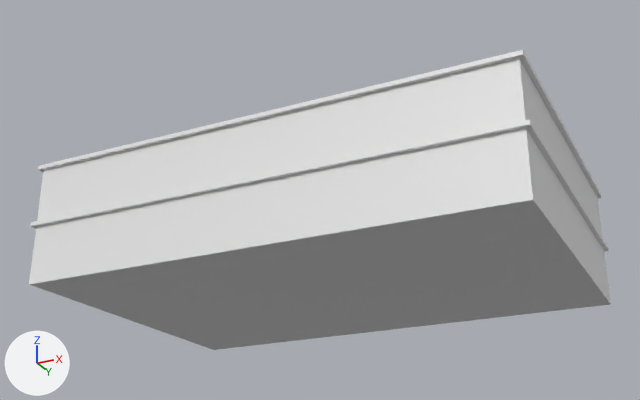
An edit to the FBX model src/Game/Arrow/ArrowContent/Models/Town/immeuble2.fbx, drawn before and after from the same camera.
Before and after are seen from a camera (50 mm lens) standing at (1.522, -1.504, -0.6) and looking at (0.584, 0.372, 0.244). The axes (+X, +Y, +Z) are drawn at lower left. The lights are the same throughout. Where no turn or scale is listed for an object, it has been applied to the vertices.

The older version as bpy lines, for what is in view:
```python
me_immeuble2 = bpy.data.meshes.new('Immeuble2')
me_immeuble2.from_pydata(...)  # a box spanning x 0.0..1.2, y 0.0..0.8, z 0.0..0.3
me_immeuble2.materials.append(mat_material)  # white #e7e7e7
# before: 0 (1.2, 0.8, 0.0) at pixel (610, 304), 1 (1.2, 0.0, 0.0) at pixel (533, 199), 2 (0.0, 0.0, 0.0) at pixel (29, 284), 3 (0.0, 0.8, 0.0) at pixel (213, 350), 4 (1.2, 0.8, 0.3)
# before: 5 (1.2, 0.0, 0.3), 6 (0.0, 0.0, 0.3), 7 (0.0, 0.8, 0.3)
me_immeuble2_toit = bpy.data.meshes.new('Immeuble2_toit')
me_immeuble2_toit.from_pydata(...)  # 44 vertices, 38 faces; spans x -0.01..1.21, y -0.01..0.81, z 0.145..0.4
me_immeuble2_toit.materials.append(mat_material)  # white #e7e7e7
# before: 12 (1.21, -0.01, 0.295) at pixel (523, 54), 13 (-0.01, -0.01, 0.295) at pixel (37, 169), 14 (1.21, 0.81, 0.295) at pixel (601, 197), 15 (-0.01, 0.81, 0.295)
ob_immeuble2 = bpy.data.objects.new('Immeuble2', me_immeuble2)
ob_immeuble2.location = (0.0, 0.0, 0.0)
ob_immeuble2_toit = bpy.data.objects.new('Immeuble2_toit', me_immeuble2_toit)
ob_immeuble2_toit.location = (0.0, 0.0, 0.0)
```
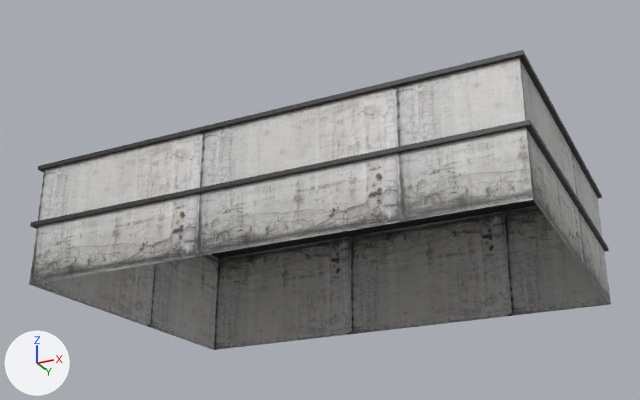
The change in detail:
Picture 'immeuble2_toit.png' (img_immeuble2_toit_png) is new.
Picture 'immeuble2.png' (img_immeuble2_png) is new.
Material 'Material__immeuble2_toit_png' (mat_material__immeuble2_toit_png) is new.
Its texture is img_immeuble2_toit_png (with its transparency).
Material 'Material__immeuble2_png' (mat_material__immeuble2_png) is new.
Its texture is img_immeuble2_png (with its transparency).
me_immeuble2_toit is used by ob_immeuble2_toit; location (0.0, 0.0, 0.0).
Verts and faces of me_immeuble2_toit; kept vertices keep their numbers, new ones are numbered from 44.
me_immeuble2_toit had 44 vertices, 38 faces and spanned x -0.01..1.21, y -0.01..0.81, z 0.145..0.4.
me_immeuble2_toit now has 48 vertices, 41 faces and spans x -0.01..1.21, y -0.01..0.81, z 0.145..0.4.
Part 3, on me_immeuble2_toit:
Faces deleted: (12, 13, 15, 14).
New vertex 44 is at (1.2, 0.0, 0.295), pixel (519, 57).
New vertex 45 is at (0.0, 0.0, 0.295), pixel (43, 170).
New vertex 46 is at (1.2, 0.8, 0.295), pixel (597, 197).
New vertex 47 is at (0.0, 0.8, 0.295), pixel (217, 259).
New faces: (12, 44, 46, 14), (13, 15, 47, 45), (14, 46, 47, 15), (12, 13, 45, 44).
me_immeuble2_toit part 4: 37 faces spanning x -0.01..1.21, y -0.01..0.81, z 0.145..0.4 switch from mat_material (white #e7e7e7) to mat_material__immeuble2_toit_png (picture img_immeuble2_toit_png).
me_immeuble2 is used by ob_immeuble2; location (0.0, 0.0, 0.0).
Verts and faces of me_immeuble2; kept vertices keep their numbers, new ones are numbered from 8.
me_immeuble2 had 8 vertices, 6 faces and spanned x 0.0..1.2, y 0.0..0.8, z 0.0..0.3.
me_immeuble2 now has 8 vertices, 4 faces and spans x 0.0..1.2, y 0.0..0.8, z 0.0..0.3.
Part 1, on me_immeuble2:
Faces deleted: (0, 1, 2, 3), (4, 7, 6, 5).
me_immeuble2 part 2: 4 faces spanning x 0.0..1.2, y 0.0..0.8, z 0.0..0.3 switch from mat_material (white #e7e7e7) to mat_material__immeuble2_png (picture img_immeuble2_png).

Location of each change, (x1, y1, x2, y2) in pixels of the pictures (640 x 400 px):
part 1 of me_immeuble2, deleted
    before: (29, 200, 610, 350)
part 2 of me_immeuble2, recoloured (white to grey)
    both: (29, 58, 611, 304)
part 3 of me_immeuble2_toit, built on
    both: (38, 54, 602, 199)
part 4 of me_immeuble2_toit, recoloured (white to grey)
    both: (30, 50, 609, 252)
